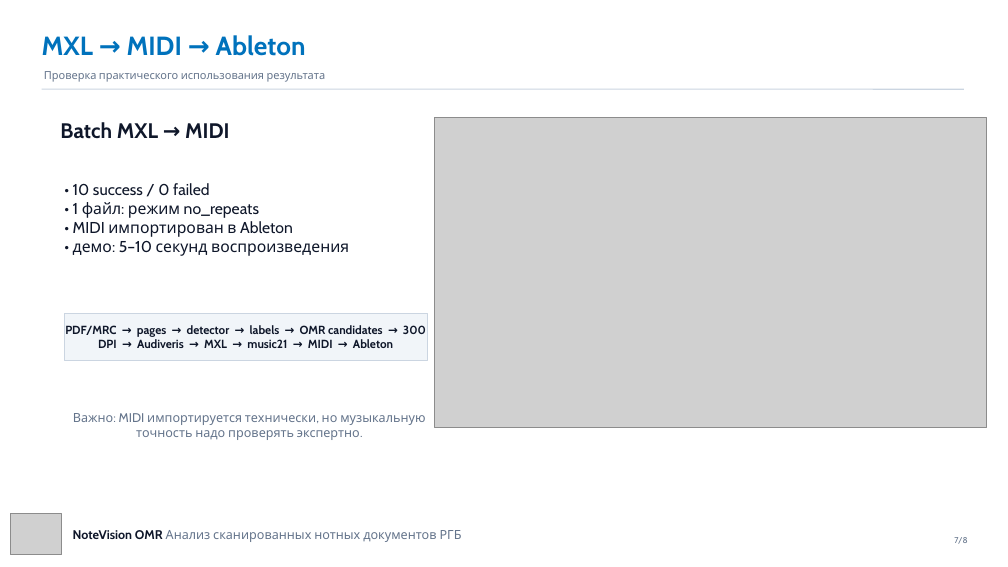
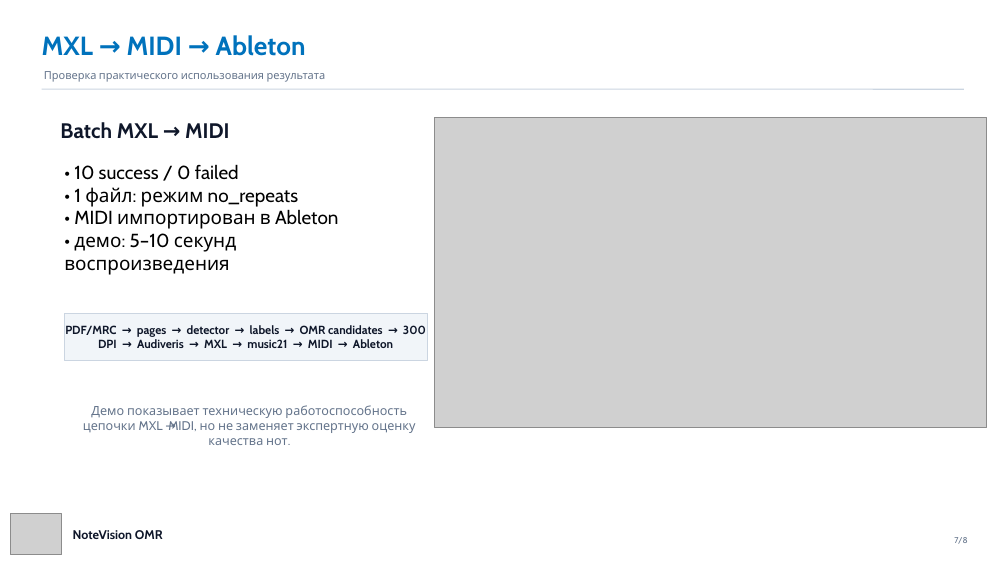
Before and after one commit to evgeniykolesnikov/notevision-omr, a slide deck: slide 7 of docs/seminar/notevision_final_presentation.pptx. Drawn at 1008x567 pixels with LibreOffice and Linux fonts; fonts in the diff are those of the drawing; grey boxes stand for pictures. Boxes give left, top, right and bottom in pixels: in the first picture for what was removed or moved away, otherwise in the second. Text is boxed around its words. In the diff, an @@ line names an element or a change of style, - is before the commit and + after.

```diff
--- a/docs/seminar/notevision_final_presentation.pptx
+++ b/docs/seminar/notevision_final_presentation.pptx
@@ text "• 10 success / 0 ..." at bbox=[64, 164, 338, 275]: size 15 to 18 pt, text colour #0F172A to #000000 @@
@@ text at bbox=[83, 405, 416, 445]: text changed @@
-Важно: MIDI импортируется технически, но музыкальную точность надо проверять экспертно.
+Демо показывает техническую работоспособность цепочки MXL → MIDI, но не заменяет экспертную оценку качества нот.
@@ text at bbox=[73, 530, 163, 539]: text changed; text colour #64748B to #0F172A; bold on @@
-NoteVision OMR Анализ сканированных нотных документов РГБ
+NoteVision OMR
```
Also in this commit, not shown: 5 other slides changed, 2 slides added, 2 slides removed, 1 other file.
